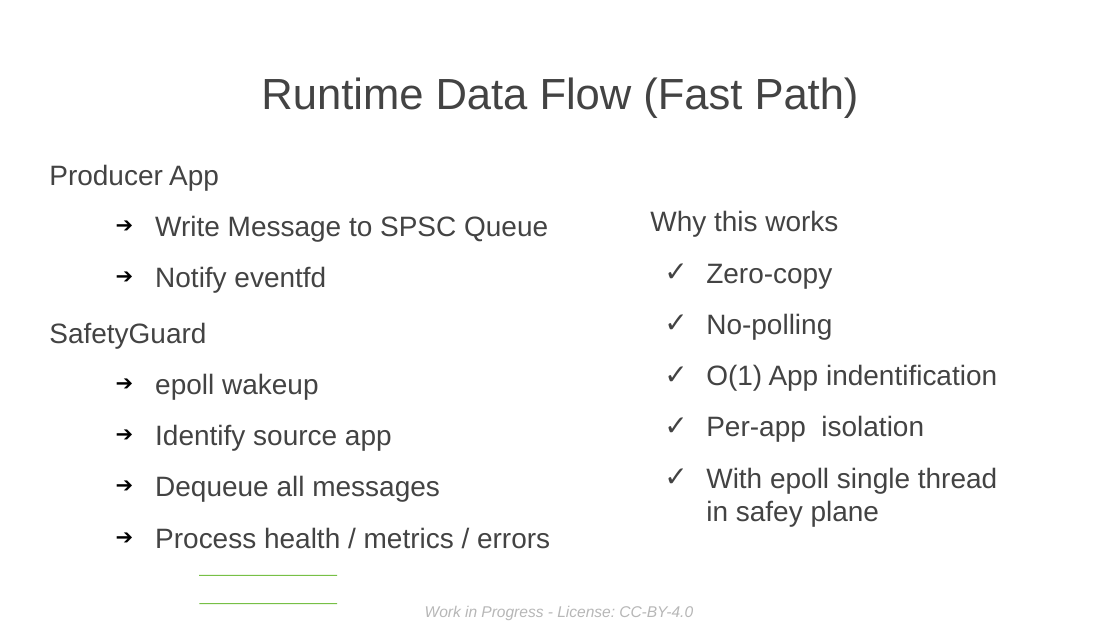
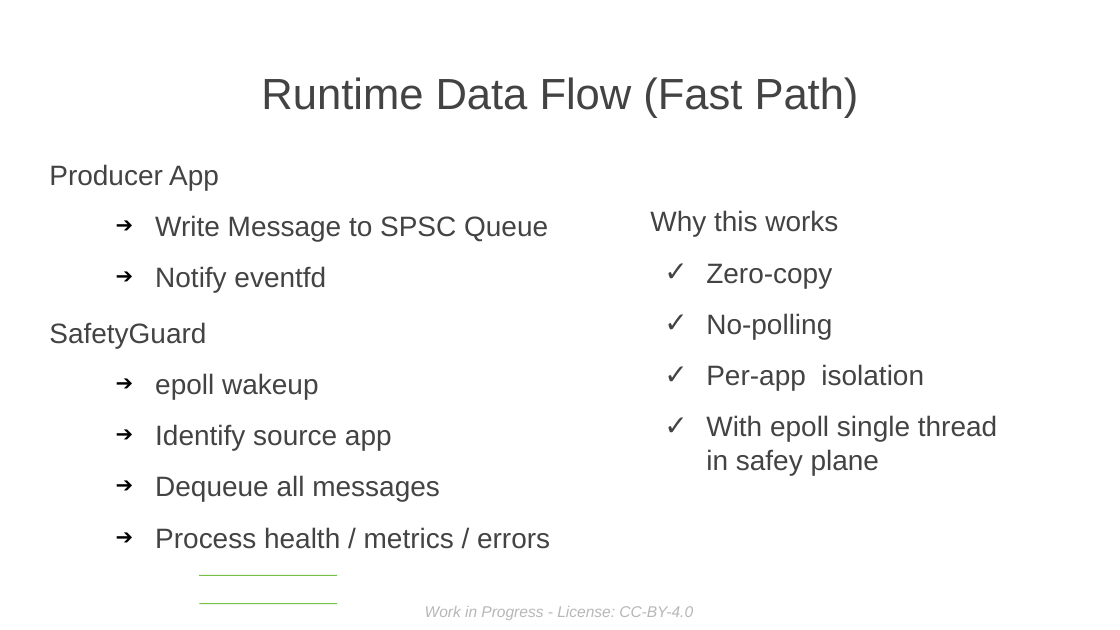
Before and after one commit to sduraiengineer/safetyguard, a slide deck: slide 13 of doc/ELISA Presentation MASTER for Workshop - London 2026.odp (slide 9 before the commit). Drawn at 1120x630 pixels with LibreOffice and Linux fonts; fonts in the diff are those of the drawing; background and template pictures are left out. Boxes give left, top, right and bottom in pixels: in the first picture for what was removed or moved away, otherwise in the second. Text is boxed around its words. In the diff, an @@ line names an element or a change of style, - is before the commit and + after.

```diff
--- a/doc/ELISA Presentation MASTER for Workshop - London 2026.odp
+++ b/doc/ELISA Presentation MASTER for Workshop - London 2026.odp
@@ text at (706, 364, 997, 390): paragraph removed @@
-✓ O(1) App indentification
```
Also in this commit, not shown: 16 other slides changed, 1 slide added, 1 slide removed, 2 other files.
